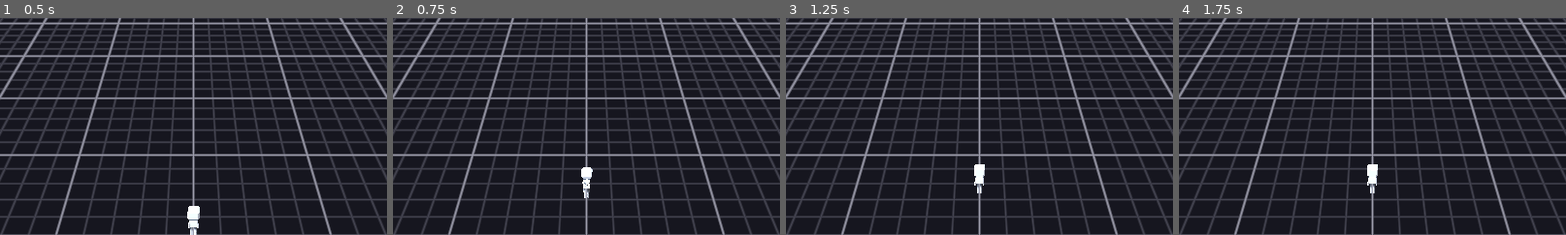
Above: before the commit, frames 1-4 (left to right).
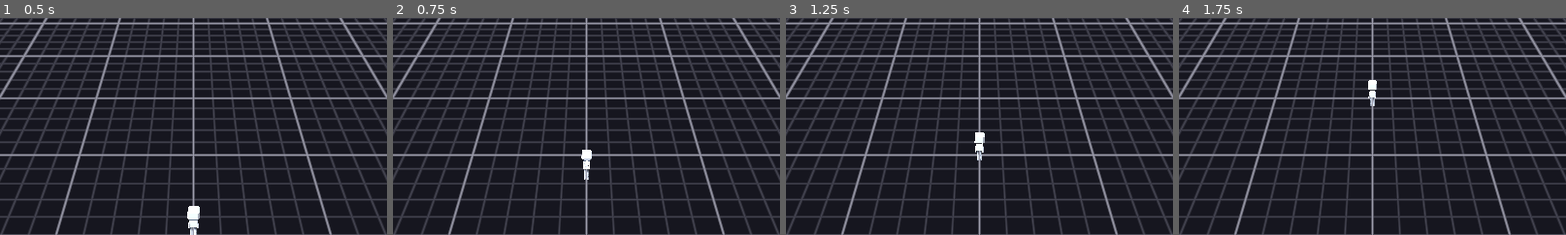
Above: after the commit, the same moments.

Repository: cpalaka/godot-rts-movement-prototype
Game: Godot game, scene res://scenes/main.tscn
Two runs of this game, one before a commit and one after it. Both use one fixed random seed, a clock stepped at 60 frames per second and the inputs below.
Inputs (mouse positions are % of the whole screen's width and height, from its top left):
- Up to frame 1 (0.5 s): no input
- Up to frame 2 (0.75 s): tap Enter at 0.5 s; move the mouse to (72, 45) at 0.52 s; hold Space (dash) from 0.53 s (still down); click (72, 45) at 0.67 s
- Up to frame 3 (1.25 s): keep holding Space (dash)
- Up to frame 4 (1.75 s): move the mouse to (30, 55) at 1.27 s; release Space (dash) at 1.28 s; tap Space (dash) at 1.35 s; click (30, 55) at 1.42 s
The pictures show only the part of the screen within x 25-75%, y 0-50%; the shares and areas given below are measured in that part.

Frame 1 is identical in both runs. In frame 2, 0.4% of the frame differs, in the area x 48-52%, y 60-84%; in frame 3, 0.5%, in the area x 48-52%, y 52-81%; in frame 4, 0.5%.

Commit message:
chore(player.gd): bake playtested movement defaults
max_speed 7.0→10.0, accel 24.0→26.0, friction 14.0→12.0,
dash_strength 16.0→22.0, dash_cooldown 1.0→0.5. Values came
out of the Step 7 live-feel tuning playtest; previously lived
as instance overrides on main.tscn's Player node.

Co-Authored-By: Claude Opus 4.7 <noreply@anthropic.com>

Diff:
--- a/scripts/player.gd
+++ b/scripts/player.gd
@@ -7,13 +7,13 @@
 
 
 # Tunable exports — see spec for rationale
-@export var max_speed: float = 7.0
-@export var accel: float = 24.0
-@export var friction: float = 14.0
+@export var max_speed: float = 10.0
+@export var accel: float = 26.0
+@export var friction: float = 12.0
 @export var turn_rate_deg: float = 540.0
 @export var walk_threshold: float = 2.0
-@export var dash_strength: float = 16.0
-@export var dash_cooldown: float = 1.0
+@export var dash_strength: float = 22.0
+@export var dash_cooldown: float = 0.5
 @export var impulse_decay: float = 50.0
 # Tuning exports for the animation interface (see animation state machine spec)
 @export var pivot_reversal_threshold: float = -0.5  # dot product cutoff (~120° reversal)
